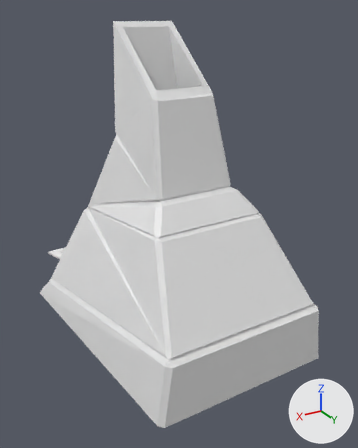
The Blender file models/micro-hoops/base/base-with-logo-plate.blend, before and after one commit.
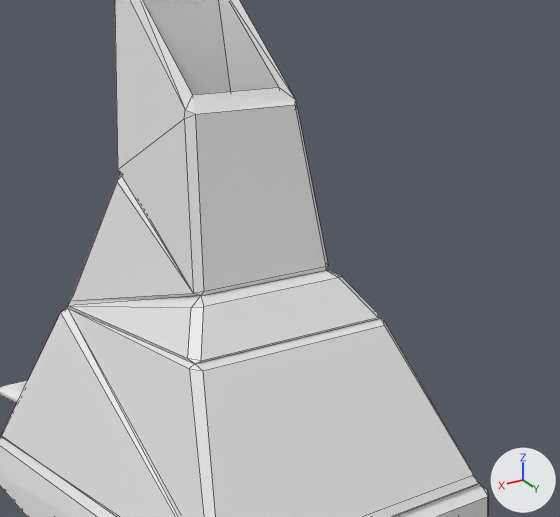
There are two pictures of each version: one whole from a 50 mm lens placed at (115.0, 191.0, 156.0), pointed at (-9.0, -16.0, 53.0), one close up on the part from 14% to 100% of the width and 9% to 72% of the height. Arrows for +X, +Y and +Z are at lower right; the lights stay in place. The close-ups show mesh edges as thin lines.

Before the edit, the objects in view are built like this:
```python
me_cube = bpy.data.meshes.new('Cube')
me_cube.from_pydata(...)  # 140 vertices, 162 faces; spans x -1.25..1.25, y -1.28..1.05, z -1.0..5.76
me_cube.materials.append(None)
ob_base = bpy.data.objects.new('base', me_cube)
ob_base.location = (0.0, 0.0, 22.5)
ob_base.scale = (44.0, 56.0, 22.5)
```
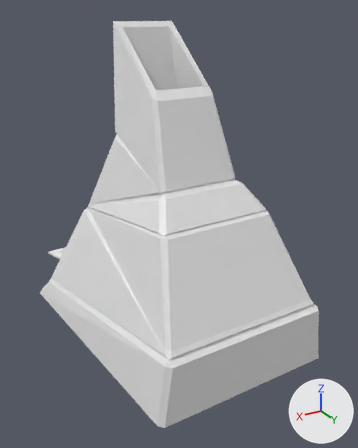
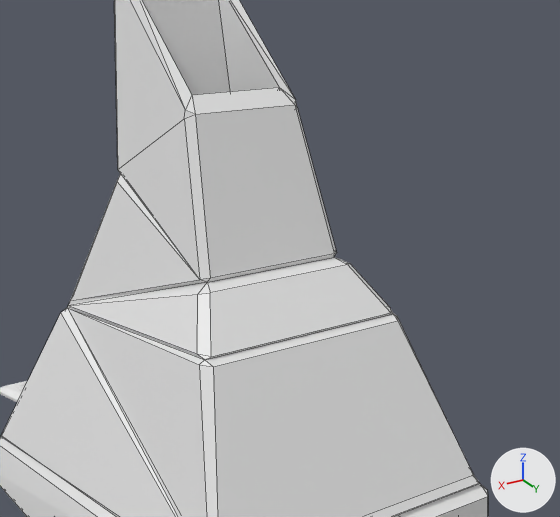
Pixel boxes [x1, y1, x2, y2] of what changed, in the close-ups (560 x 517 px):
part 1 of me_cube, built on
    both: [68, 0, 471, 517]

Diff of the bpy script that builds the scene:
```diff
--- a/models/micro-hoops/base/base-with-logo-plate.blend.py
+++ b/models/micro-hoops/base/base-with-logo-plate.blend.py
@@ me_cube @@
 # used by ob_base; location = (0.0, 0.0, 22.5); scale = (44.0, 56.0, 22.5)
-me_cube.from_pydata(...)  # 140 vertices, 162 faces; spans x -1.25..1.25, y -1.28..1.05, z -1.0..5.76
+me_cube.from_pydata(...)  # 140 vertices, 173 faces; spans x -1.25..1.25, y -1.28..1.05, z -1.0..5.76
+# me_cube part 1
+# 8 faces are deleted
+# 6 vertices in x -0.63..0.63, y 0.44..0.49, z 2.12..2.15 move by (0.0, 0.09, 0.13)
+# 4 vertices in x -0.42..0.42, y 0.26..0.27, z 2.6..2.65 move by (0.0, 0.06, 0.2)
+# 4 vertices in x -0.64..0.64, y 0.48..0.53, z 2.08 move by (0.0, 0.08, 0.13)
+# 4 vertices in x -0.45..0.45, y 0.24..0.33, z 2.55..2.63 move by (0.0, 0.06, 0.19)
+# 12 vertices move from x -0.51..0.51, y -0.45..0.48, z 1.65..3.66 to x -0.51..0.51, y -0.45..0.52, z 2.22..3.66
+# 19 new faces join them
```
